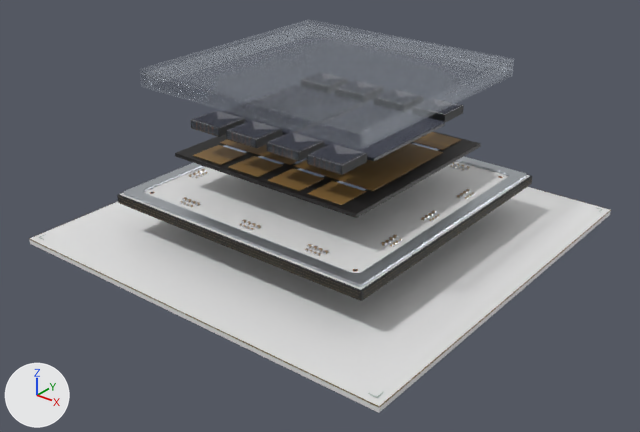
What one commit did to the glTF model public/models/compute-chip-rubin.glb.
Rendered twice from a camera (50 mm lens) standing at (0.1422, -0.1821, 0.1144) and looking at (0.0029, -0.008, 0.0064). Arrows for +X, +Y and +Z are at lower left; the lights stay in place. The first picture is the older version. Where no turn or scale is listed for an object, it has been applied to the vertices. Vertices at exactly the same position are counted once.

Names of what the first picture shows: 'Package stiffener ring', 'REFERENCE_chip-rubin_0000', 'REFERENCE_chip-rubin_0001', 'REFERENCE_chip-rubin_0004', 'REFERENCE_chip-rubin_0014', 'REFERENCE_chip-rubin_0015', 'REFERENCE_chip-rubin_0017', 'REFERENCE_chip-rubin_0018', 'REFERENCE_chip-rubin_0019', 'REFERENCE_chip-rubin_0020' and 8 more.
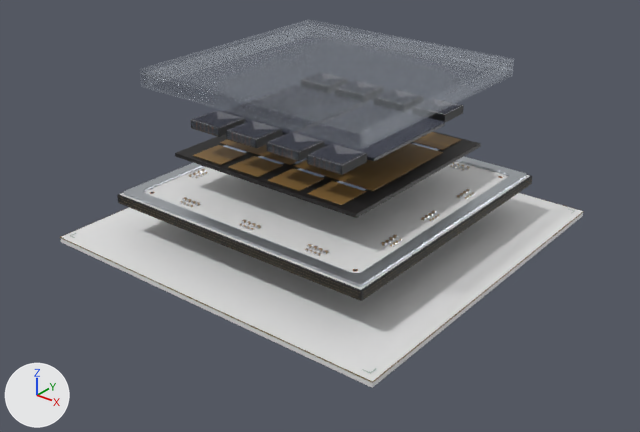
Boxes (x1, y1, x2, y2) around the edits, measured in the pictures (640 x 432 px; the box of a moved part takes in the faces that stretch with it):
```json
{"object": "REFERENCE_chip-rubin_0000", "change": "rescaled", "before": [30, 187, 610, 413], "after": [60, 193, 583, 388], "on screen": "10% narrower, 14% shorter"}
{"object": "REFERENCE_chip-rubin_0020", "change": "reshaped", "before": [29, 179, 611, 407], "after": [60, 179, 584, 382], "on screen": "10% narrower, 11% shorter"}
{"part": 2, "of": "me_mesh_20_002", "change": "moved or reshaped", "before": [29, 201, 118, 239], "after": [61, 208, 127, 237]}
{"part": 3, "of": "me_mesh_20_002", "change": "moved or reshaped", "before": [29, 239, 379, 407], "after": [60, 237, 373, 382]}
{"part": 4, "of": "me_mesh_20_002", "change": "moved or reshaped", "before": [379, 210, 611, 407], "after": [373, 211, 584, 382]}
```

Edits to the scene script, one JSON object a line:
```json
{"block": "me_mesh_0_002", "where": "# used by ob_reference_chip_rubin_0000; location = (0.0, 0.0, -0.0008)"}
{"op": "remove", "block": "me_mesh_0_002", "code": "me_mesh_0_002.from_pydata(...)  # 56 vertices, 108 faces; spans x -0.06..0.06, y -0.06..0.06, z -0.0008..0.0008"}
{"op": "add", "block": "me_mesh_0_002", "code": "me_mesh_0_002.from_pydata(...)  # 56 vertices, 108 faces; spans x -0.054..0.054, y -0.054..0.054, z -0.0008..0.0008"}
{"block": "me_mesh_0_002", "change": "me_mesh_0_002 part 1: the whole mesh is scaled about its middle by (0.9, 0.9, 1)"}
{"block": "me_mesh_20_002", "where": "# used by ob_reference_chip_rubin_0020; location = (0.0, 0.0, 0.0)"}
{"op": "remove", "block": "me_mesh_20_002", "code": "me_mesh_20_002.from_pydata(...)  # 896 vertices, 1728 faces; spans x -0.0601..0.0601, y -0.0601..0.0601, z -0.0002..0.0118"}
{"op": "add", "block": "me_mesh_20_002", "code": "me_mesh_20_002.from_pydata(...)  # 896 vertices, 1728 faces; spans x -0.0541..0.0541, y -0.0541..0.0541, z -0.0002..0.0118"}
{"block": "me_mesh_20_002", "change": "me_mesh_20_002 part 2: the loose piece of 56 vertices spanning x -0.0601..-0.0599, y -0.06..0.06, z -0.0002..0.0 is scaled about its middle by (1, 0.9, 1), then moved by (0.006, 0.0, 0.0)"}
{"block": "me_mesh_20_002", "change": "me_mesh_20_002 part 3: the loose piece of 56 vertices spanning x -0.06..0.06, y -0.0601..-0.0599, z -0.0002..0.0 is scaled about its middle by (0.9, 1, 1), then moved by (0.0, 0.006, 0.0)"}
{"block": "me_mesh_20_002", "change": "me_mesh_20_002 part 4: the loose piece of 56 vertices spanning x 0.0599..0.0601, y -0.06..0.06, z -0.0002..0.0 is scaled about its middle by (1, 0.9, 1), then moved by (-0.006, 0.0, 0.0)"}
{"block": "me_mesh_20_002", "change": "other edits to the shape of me_mesh_20_002 do not show in these pictures"}
```
